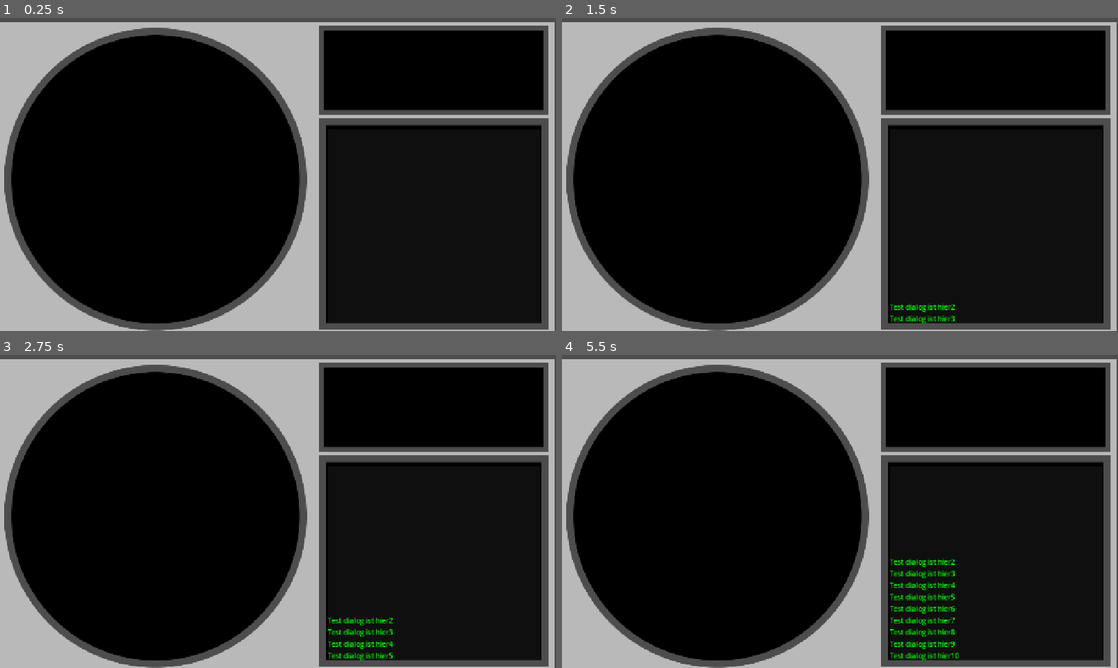
Above: before the commit, frames 1-4 (two rows, left to right).
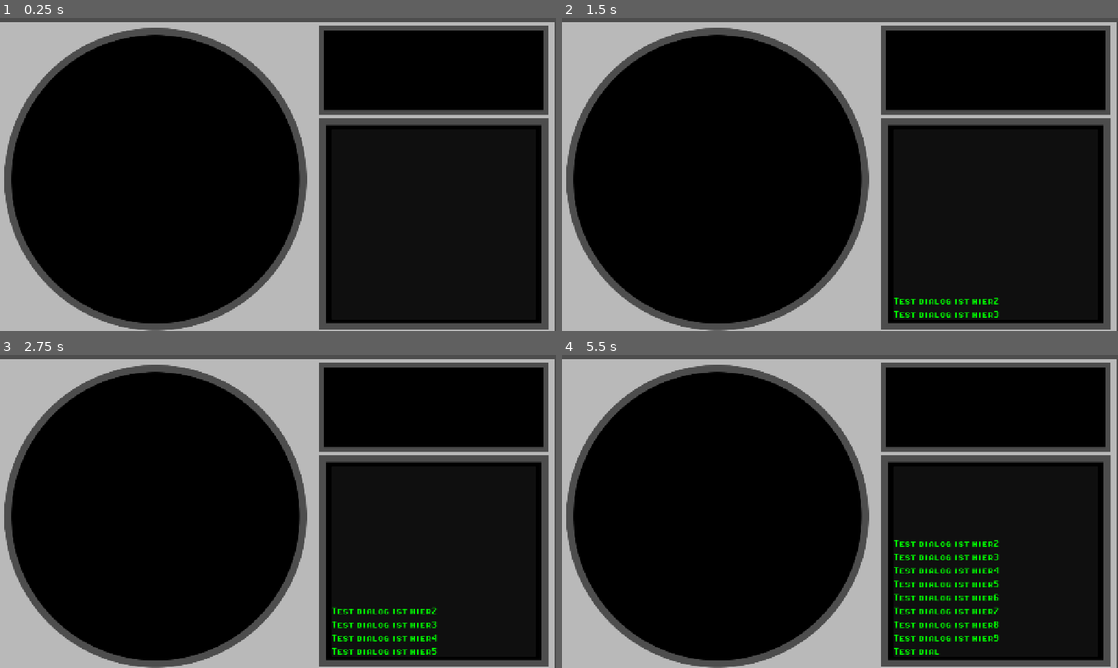
Above: after the commit, the same moments.

Repository: MisterIXI/godot-wildjam-98
Game: Godot game, scene res://scenes/ship_log/Test_Log_sender.tscn
Same seed, same stepped clock (60 frames per second), same inputs: the game is played once before the commit and once after it. The project has no main scene, so this scene is started directly.
Inputs:
- Up to frame 1 (0.25 s): no input
- Up to frame 2 (1.5 s): tap Enter at 0.5 s
- Up to frame 3 (2.75 s): no input
- Up to frame 4 (5.5 s): tap Space at 3.5 s

The runs differ from the first frame. In frame 2, 0.7% of the frame differs, in the area x 59-79%, y 89-98%; in frame 3, 1.4%; in frame 4, 2.8%, in the area x 59-79%, y 59-98%.

Commit message:
Added Letters apearing one by one and font

Diff:
--- a/space-ship-support/scenes/ship_log/ShipLog.tscn
+++ b/space-ship-support/scenes/ship_log/ShipLog.tscn
@@ -25,10 +25,10 @@
 clip_contents = true
 custom_minimum_size = Vector2(0.12, 0.165)
 layout_mode = 0
-offset_left = 754.0
+offset_left = 763.0
 offset_top = 253.0
-offset_right = 1244.0
-offset_bottom = 700.0
+offset_right = 1235.0
+offset_bottom = 691.0
 
 [node name="VBoxContainer" type="VBoxContainer" parent="lContainer"]
 modulate = Color(0, 1, 0, 1)
--- a/space-ship-support/scenes/ship_log/Ship_log_text.tscn
+++ b/space-ship-support/scenes/ship_log/Ship_log_text.tscn
@@ -1,9 +1,25 @@
-[gd_scene load_steps=6 format=3 uid="uid://cb0dxd707m43y"]
+[gd_scene load_steps=7 format=3 uid="uid://cb0dxd707m43y"]
 
+[ext_resource type="FontFile" uid="uid://bbwwkkjcgbkgq" path="res://assets/fonts/PixelOperatorHBSC.ttf" id="1_i4rxa"]
 [ext_resource type="Script" uid="uid://dh3nvkc0smq30" path="res://scenes/ship_log/ship_log_text.gd" id="1_p8ccu"]
 
 [sub_resource type="SegmentShape2D" id="SegmentShape2D_p8ccu"]
 b = Vector2(147, 0)
+
+[sub_resource type="Animation" id="Animation_i4rxa"]
+length = 0.001
+tracks/0/type = "value"
+tracks/0/imported = false
+tracks/0/enabled = true
+tracks/0/path = NodePath(".:modulate")
+tracks/0/interp = 1
+tracks/0/loop_wrap = true
+tracks/0/keys = {
+"times": PackedFloat32Array(0),
+"transitions": PackedFloat32Array(1),
+"update": 0,
+"values": [Color(1, 1, 1, 1)]
+}
 
 [sub_resource type="Animation" id="Animation_p8ccu"]
 resource_name = "disapear"
@@ -35,21 +51,6 @@
 }]
 }
 
-[sub_resource type="Animation" id="Animation_i4rxa"]
-length = 0.001
-tracks/0/type = "value"
-tracks/0/imported = false
-tracks/0/enabled = true
-tracks/0/path = NodePath(".:modulate")
-tracks/0/interp = 1
-tracks/0/loop_wrap = true
-tracks/0/keys = {
-"times": PackedFloat32Array(0),
-"transitions": PackedFloat32Array(1),
-"update": 0,
-"values": [Color(1, 1, 1, 1)]
-}
-
 [sub_resource type="AnimationLibrary" id="AnimationLibrary_lc460"]
 _data = {
 &"RESET": SubResource("Animation_i4rxa"),
@@ -57,8 +58,11 @@
 }
 
 [node name="ShipLogText" type="Label"]
+editor_description = "Font made by: Jayvee Enaguas"
 offset_right = 151.0
 offset_bottom = 23.0
+theme_override_fonts/font = ExtResource("1_i4rxa")
+theme_override_font_sizes/font_size = 26
 text = "Test dialog ist hier0"
 vertical_alignment = 2
 script = ExtResource("1_p8ccu")
--- a/space-ship-support/scenes/ship_log/ship_log_text.gd
+++ b/space-ship-support/scenes/ship_log/ship_log_text.gd
@@ -2,7 +2,12 @@
 
 @onready var animation_player: AnimationPlayer = $AnimationPlayer
 
+var num_off_letters
 
+func _ready() -> void:
+	visible_characters = 0
+	var tween = create_tween()
+	tween.tween_property($".","visible_characters",get_total_character_count(),0.3)
 
 
 
Binary file added: space-ship-support/assets/fonts/PixelOperatorHBSC.ttf
Not shown, added: space-ship-support/assets/fonts/PixelOperatorHBSC.ttf.import
Not shown, added: space-ship-support/assets/fonts/desktop.ini
